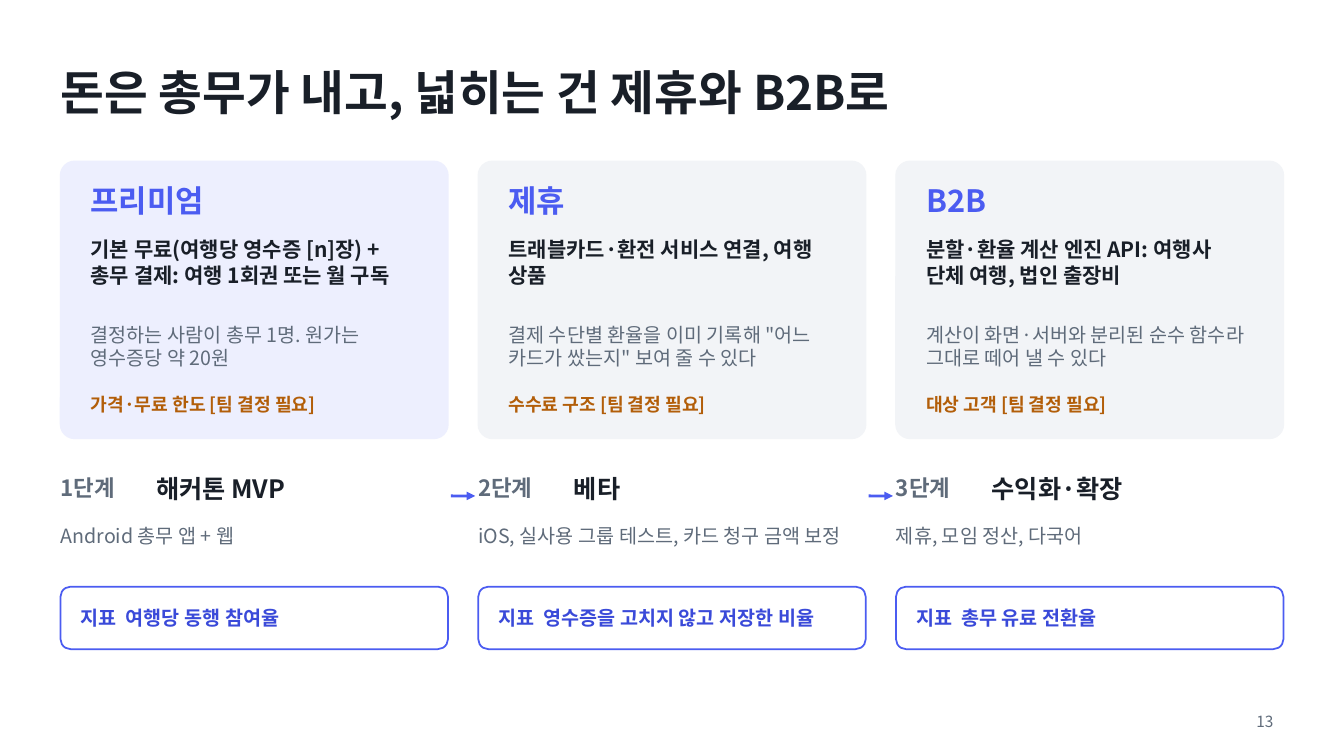
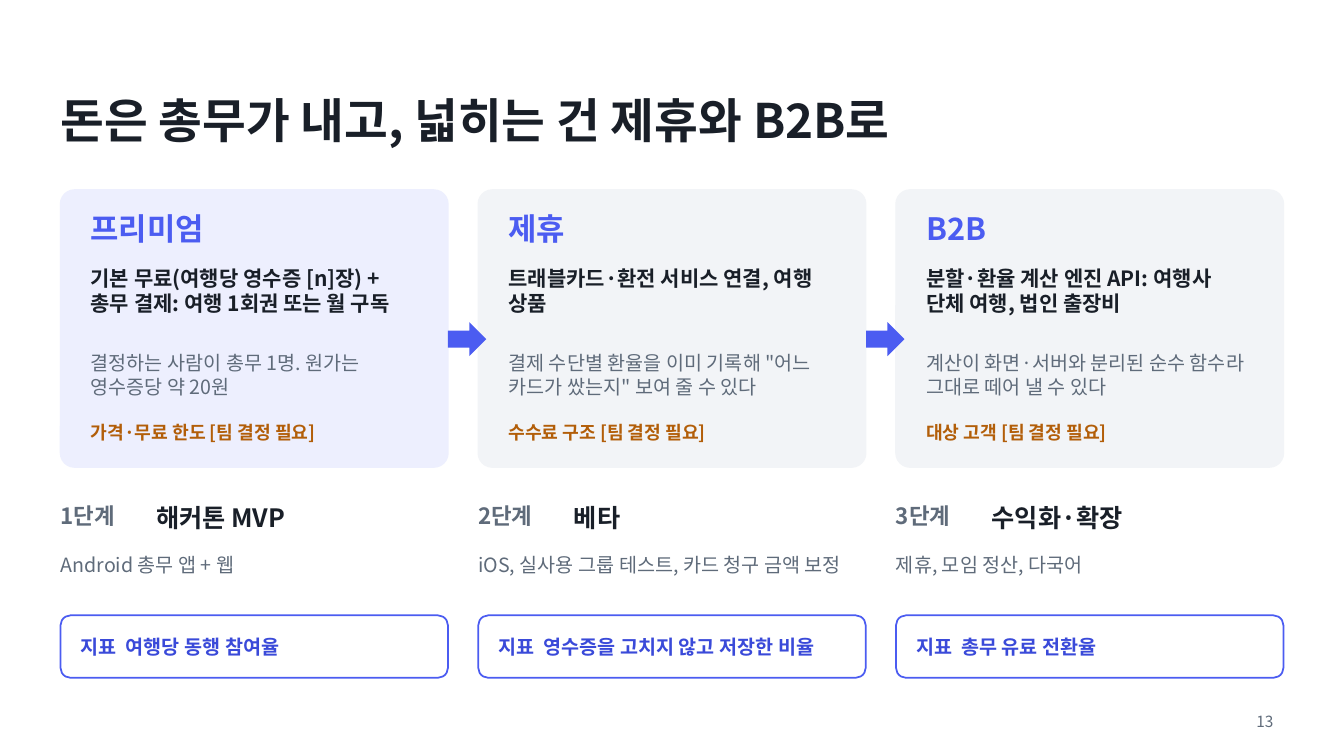
Before and after one commit to mchoe1638-pixel/svc-hackathon-Hashell, a slide deck: slide 13 of docs/pitch/hashell_pitch.pptx. Drawn at 1344x756 pixels with LibreOffice and Linux fonts; fonts in the diff are those of the drawing. Boxes give left, top, right and bottom in pixels: in the first picture for what was removed or moved away, otherwise in the second. Text is boxed around its words. In the diff, an @@ line names an element or a change of style, - is before the commit and + after.

```diff
--- a/docs/pitch/hashell_pitch.pptx
+++ b/docs/pitch/hashell_pitch.pptx
@@ 24 texts, 6 rounded rectangles, 1 title: place and size @@
-24 texts, 6 rounded rectangles, 1 title at (60,70,1284,649)
+24 texts, 6 rounded rectangles, 1 title at (60,98,1284,678)
@@ right arrow added at (448,323,486,357), fill #4B5CF1 @@
@@ right arrow added at (866,323,904,357), fill #4B5CF1 @@
@@ arrow removed from (451, 496) to (475, 496) @@
@@ arrow removed from (869, 496) to (893, 496) @@
```
Also in this commit, not shown: 12 other slides changed, 8 other files.
